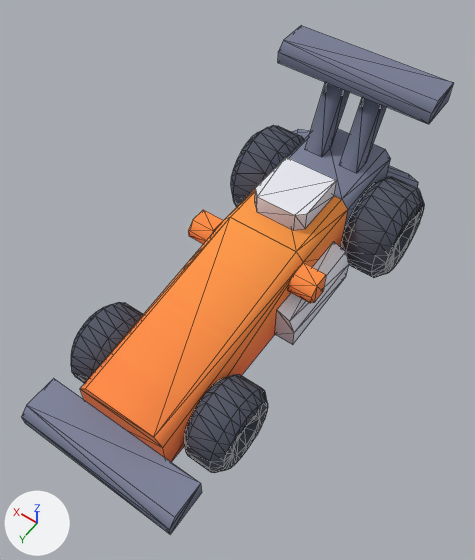
The glTF model kenney_toy-car-kit/Models/vehicle-drag-racer.glb, before and after one commit.
One viewpoint serves both versions: a 50 mm camera at (-0.669, 0.978, 1.715) aimed at (-0.01, 0.055, 0.264). The lights are fixed; the arrows at lower left show +X, +Y and +Z. Mesh edges are drawn as thin lines. Where no turn or scale is listed for an object, it has been applied to the vertices. Vertices at the same position are counted once.

Objects in the first picture: 'vehicle-drag-racer', 'wheel-bl', 'wheel-br', 'wheel-fl', 'wheel-fr'.
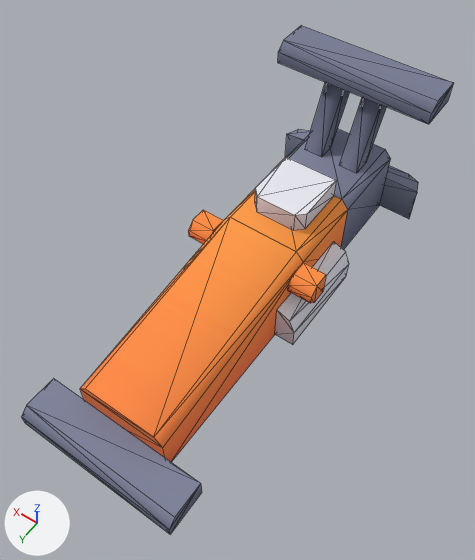
The newer file is also rescaled (x3.0), turned or shifted as a whole; pictures and numbers use the older file's frame.

The change, as a list of edits to the scene's bpy script:
```text
Change me_vehicle_drag_racer:
    used by ob_vehicle_drag_racer; location = (0.0, 0.0, 0.0)
    remove me_vehicle_drag_racer.from_pydata(...)  # 133 vertices, 204 faces; spans x -0.25..0.25, y -0.669..0.669, z 0.087..0.606
    add me_vehicle_drag_racer.from_pydata(...)  # 131 vertices, 204 faces; spans x -0.25..0.25, y -0.669..0.669, z 0.087..0.606
    me_vehicle_drag_racer part 1
    2 vertices are removed from x -0.138..0.138, y -0.081, z 0.088
    16 faces are deleted
    16 new faces join them
Remove ob_wheel_bl:
    ob_wheel_bl = bpy.data.objects.new('wheel-bl', me_wheel_bl)
    ob_wheel_bl.location = (-0.216, -0.456, 0.156)
Remove ob_wheel_br:
    ob_wheel_br = bpy.data.objects.new('wheel-br', me_wheel_br)
    ob_wheel_br.location = (0.216, -0.456, 0.156)
Remove ob_wheel_fl:
    ob_wheel_fl = bpy.data.objects.new('wheel-fl', me_wheel_fl)
    ob_wheel_fl.location = (-0.2, 0.369, 0.125)
Remove ob_wheel_fr:
    ob_wheel_fr = bpy.data.objects.new('wheel-fr', me_wheel_fr)
    ob_wheel_fr.location = (0.2, 0.369, 0.125)
```

Location of each change, (x1, y1, x2, y2) in pixels of the pictures (475 x 560 px; the box of a moved part takes in the faces that stretch with it):
'wheel-fl', deleted: before (184, 374, 268, 473)
'wheel-bl', deleted: before (341, 177, 424, 278)
'wheel-fr', deleted: before (71, 302, 143, 383)
'wheel-br', deleted: before (231, 125, 304, 207)
part 1 of me_vehicle_drag_racer, moved or reshaped: (80, 189, 296, 462) in both
